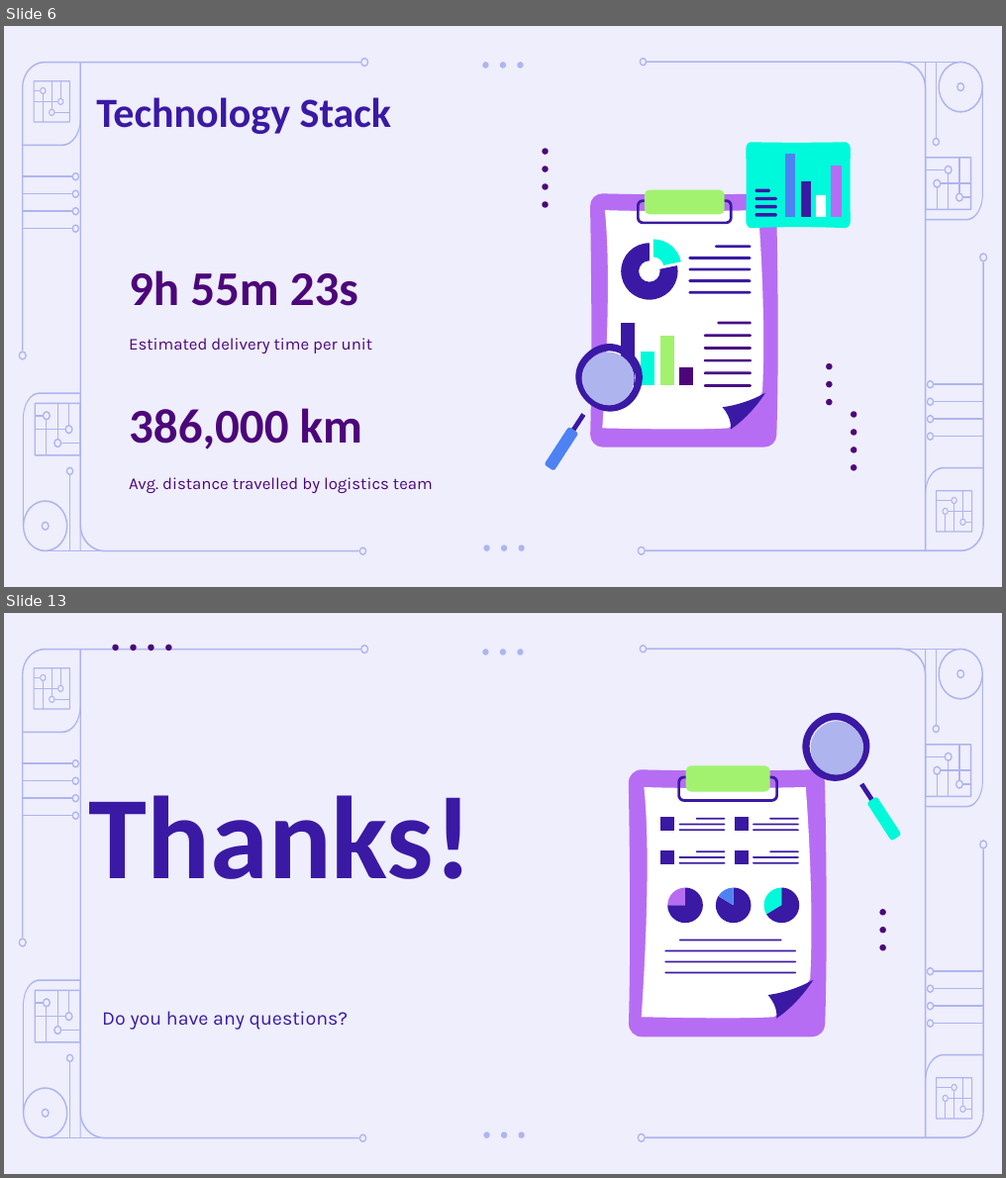
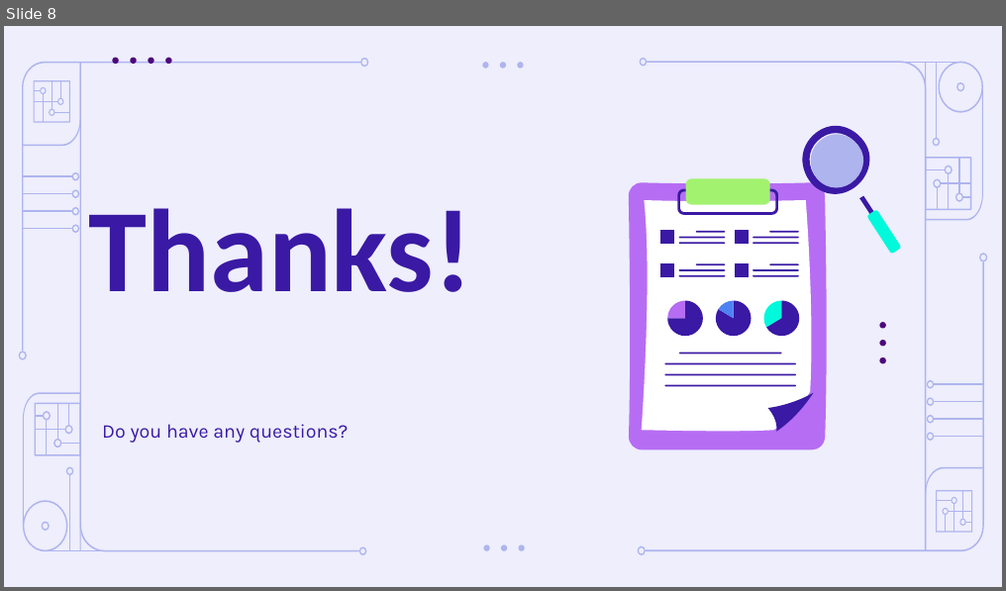
Before and after one commit to MoroboshiDann/portfolio-management-team2, a slide deck: Artificial Intelligence in Finance Pitch Deck by Slidesgo.odp. Shown one above the other, each under a label of ours: slides 6 and 13 before the commit, slide 8 after it; the slides between them are not shown. The pictures are 1006x1178 and 1006x591 pixels, drawn with LibreOffice and Linux fonts; fonts in the diff are those of the drawing. Boxes give left, top, right and bottom in pixels: in the first picture for what was removed or moved away, otherwise in the second. Text is boxed around its words. In the diff, an @@ line names an element or a change of style, - is before the commit and + after.

```diff
--- a/Artificial Intelligence in Finance Pitch Deck by Slidesgo.odp
+++ b/Artificial Intelligence in Finance Pitch Deck by Slidesgo.odp
@@ slide 6 removed at (4, 26, 1002, 587), background #EEEEFC; not listed: 86 template elements that a slide beside it also shows @@
@@ title removed at (96, 97, 391, 134) @@
-Technology Stack
@@ group removed at (542, 148, 548, 207): 4 ellipses @@
@@ group removed at (590, 189, 778, 447): 22 freeform shapes @@
@@ group removed at (746, 142, 850, 228): 9 freeform shapes @@
@@ title removed at (129, 271, 358, 306) @@
-9h 55m 23s
@@ subtitle removed at (129, 338, 373, 354) @@
-Estimated delivery time per unit
@@ group removed at (544, 345, 643, 472): 4 freeform shapes @@
@@ ellipse removed at (827, 364, 833, 370) @@
@@ ellipse removed at (827, 381, 833, 387) @@
@@ title removed at (129, 408, 362, 450) @@
-386,000 km
@@ ellipse removed at (827, 399, 833, 405) @@
@@ group removed at (850, 411, 856, 472): 4 ellipses @@
@@ subtitle removed at (129, 477, 433, 493) @@
-Avg. distance travelled by logistics team
@@ what was slide 13 is now slide 8 @@
```
Also in this commit, not shown: 6 slides changed, 1 slide added, 12 other slides removed.
